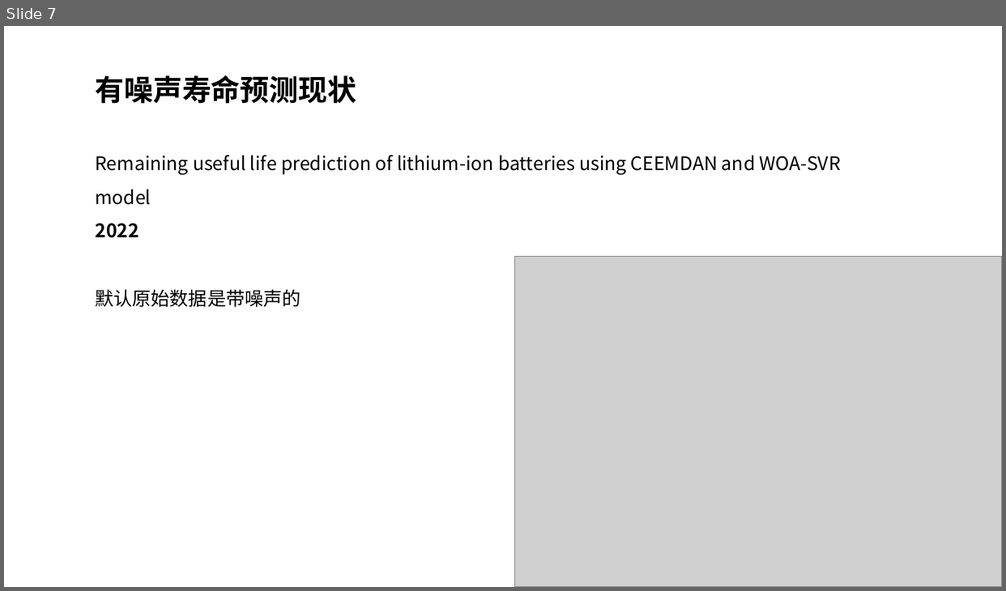
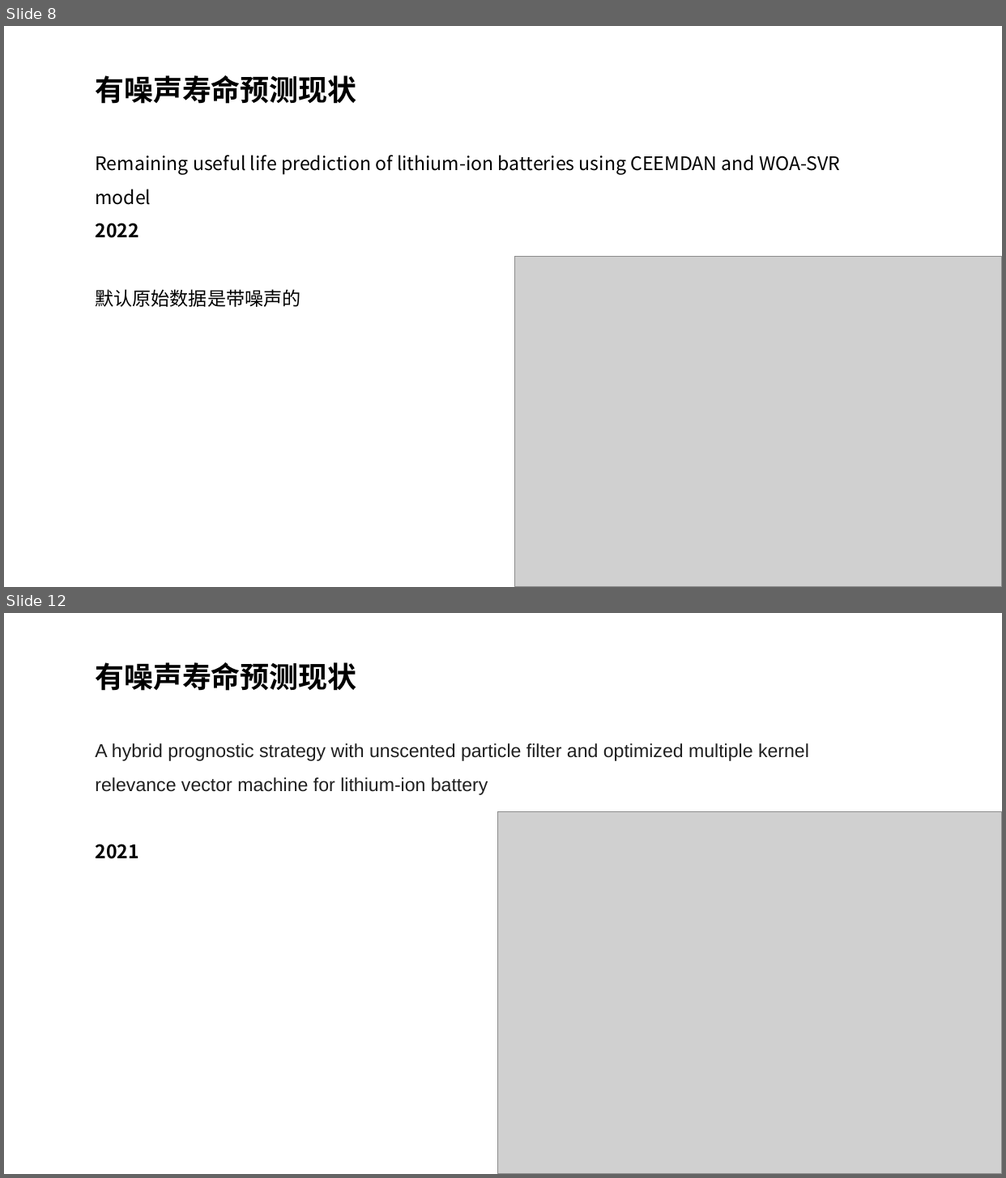
Before and after one commit to lucking666/sys, a slide deck: 卢老师论文汇报/1115汇报.pptx. Shown one above the other, each under a label of ours: slide 7 before the commit, slides 8 and 12 after it; the slides between them are not shown. The pictures are 1006x591 and 1006x1178 pixels, drawn with LibreOffice and Linux fonts; fonts in the diff are those of the drawing; grey boxes stand for pictures. Boxes give left, top, right and bottom in pixels: in the first picture for what was removed or moved away, otherwise in the second. Text is boxed around its words. In the diff, an @@ line names an element or a change of style, - is before the commit and + after.

```diff
--- a/卢老师论文汇报/1115汇报.pptx
+++ b/卢老师论文汇报/1115汇报.pptx
@@ slide 12 added at bbox=[4, 613, 1002, 1174], background #FFFFFF @@
@@ text added at bbox=[95, 662, 809, 859], 18 pt, text #1F1F1F @@
+有噪声寿命预测现状
+A hybrid prognostic strategy with unscented particle filter and optimized multiple kernel relevance vector machine for lithium-ion battery
+2021
@@ picture added at bbox=[498, 812, 1002, 1174] @@
@@ what was slide 7 is now slide 8 @@
```
Also in this commit, not shown: 2 slides changed, 6 other slides added, 7 slides removed, 24 other files.
